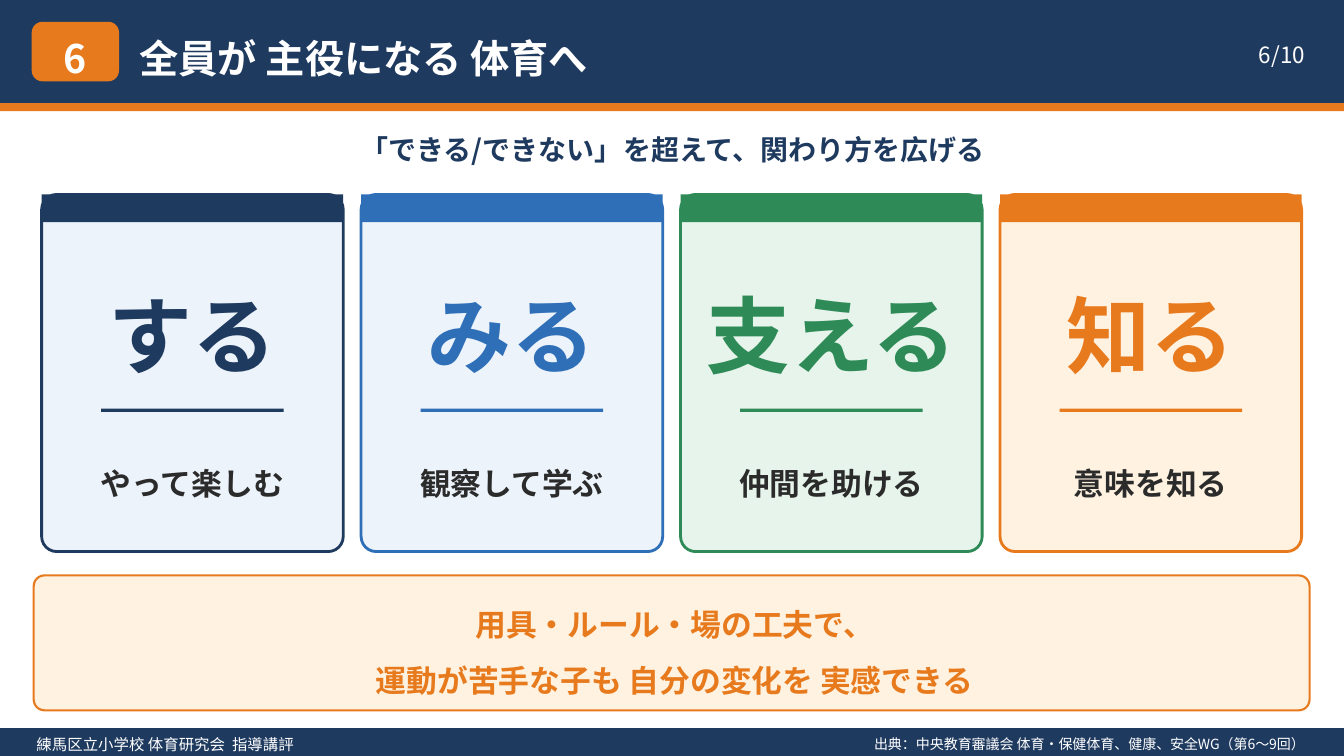
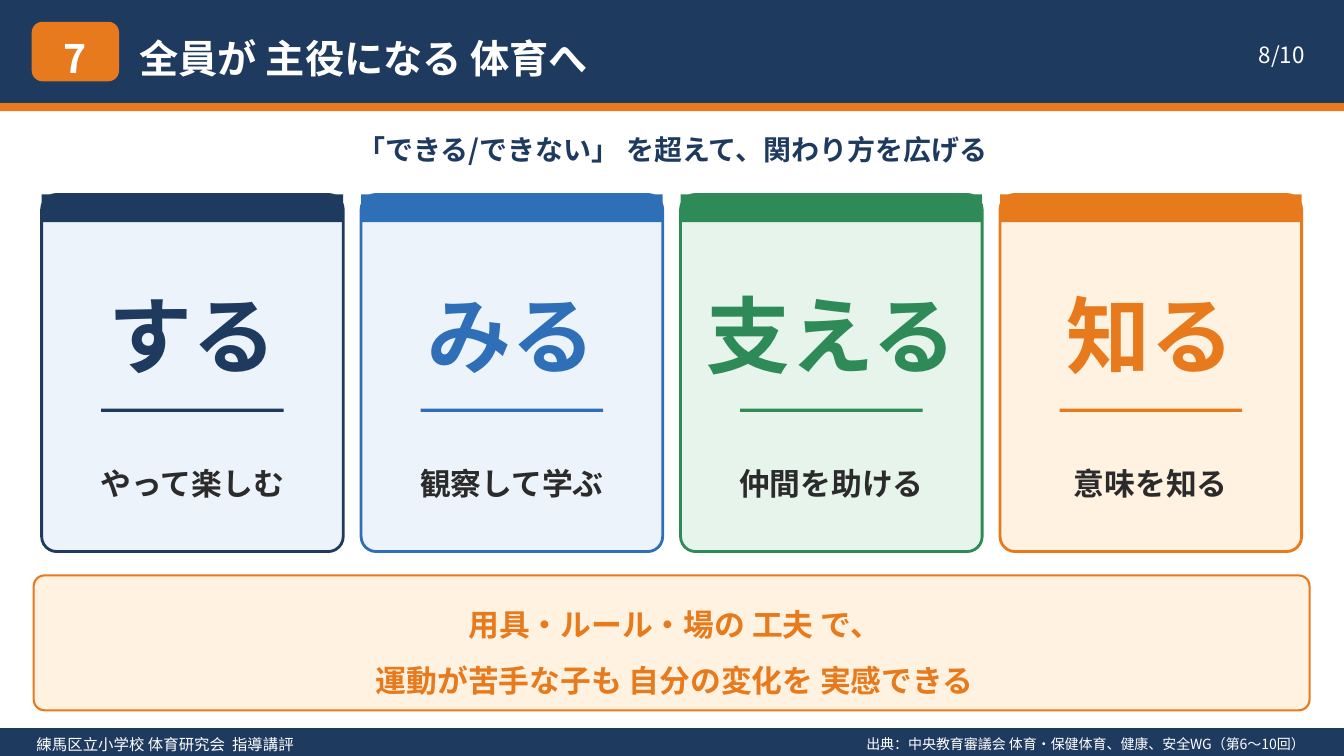
Before and after one commit to contynet730-star/con30, a slide deck: slide 8 of 体育・保健体育の方向性_指導講評.pptx (slide 6 before the commit). Drawn at 1344x756 pixels with LibreOffice and Linux fonts; fonts in the diff are those of the drawing. Boxes give left, top, right and bottom in pixels: in the first picture for what was removed or moved away, otherwise in the second. Text is boxed around its words. In the diff, an @@ line names an element or a change of style, - is before the commit and + after.

```diff
--- a/体育・保健体育の方向性_指導講評.pptx
+++ b/体育・保健体育の方向性_指導講評.pptx
@@ text at [64,44,87,84]: text changed @@
-6
+7
@@ text at [1259,45,1305,67]: text changed @@
-6/10
+8/10
@@ text at [357,136,988,165]: spaces changed @@
-「できる/できない」を超えて、関わり方を広げる
+「できる/できない」 を超えて、関わり方を広げる
@@ text at [468,610,881,639]: spaces changed @@
-用具・ルール・場の工夫で、
+用具・ルール・場の 工夫 で、
@@ text at [866,737,1305,750]: text changed @@
-出典：中央教育審議会 体育・保健体育、健康、安全WG（第6～9回）
+出典：中央教育審議会 体育・保健体育、健康、安全WG（第6～10回）
```
Also in this commit, not shown: 5 other slides changed, 4 slides added, 4 slides removed, 1 other file.
